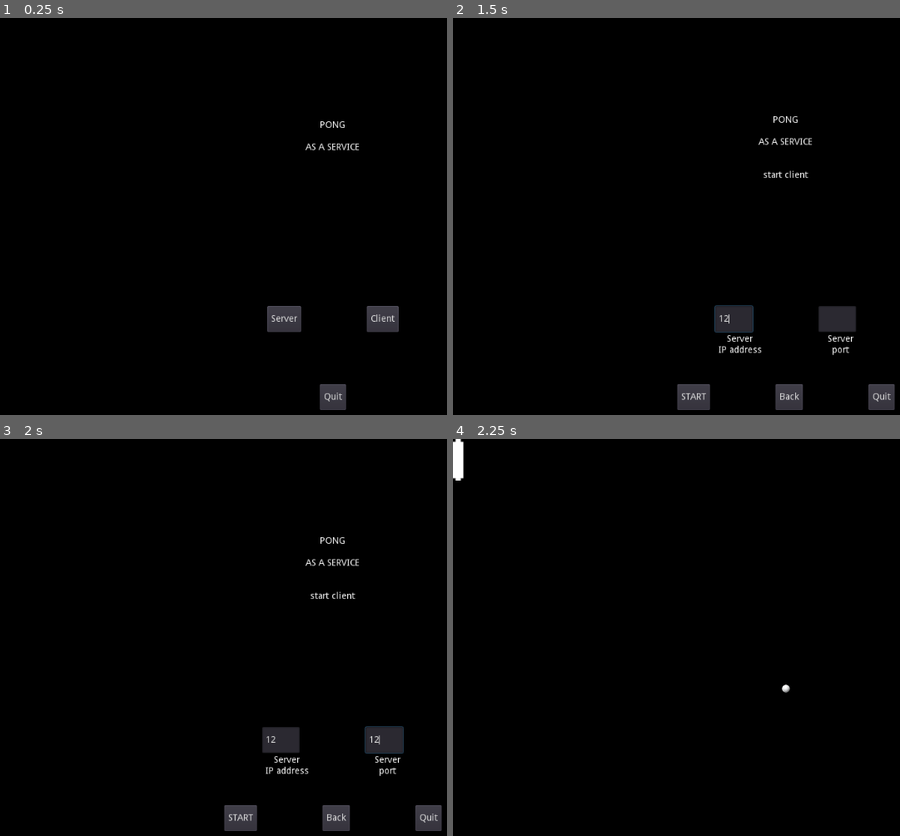
Above: before the commit, frames 1-4 (two rows, left to right).
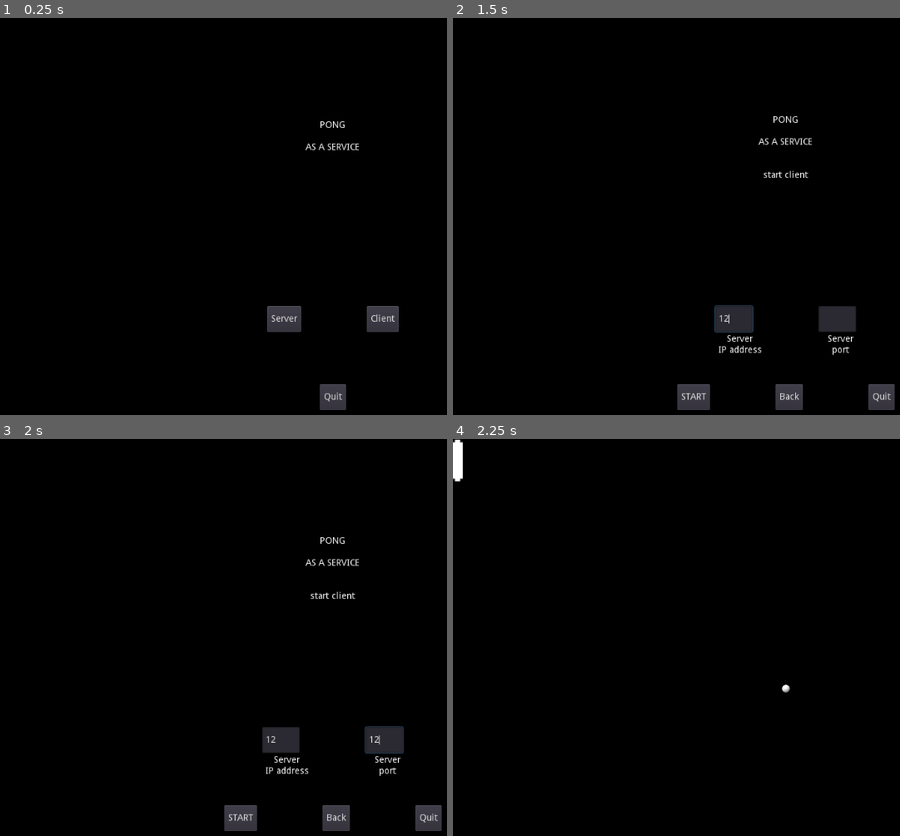
Above: after the commit, the same moments.

Repository: wisienka91/pongasaservice
Game: Godot game, scene res://menu/MainMenu.tscn
Same seed, same stepped clock (60 frames per second), same inputs: the game is played once before the commit and once after it.
Inputs (mouse positions are in pixels of both pictures, inside the frame that each line leads up to):
- Up to frame 1 (0.25 s): no input
- Up to frame 2 (1.5 s): click "Client" at 0.5 s; click (734, 319) at 1.27 s; type "12" at 1.35 s
- Up to frame 3 (2 s): click (384, 740) at 1.5 s; type "12" at 1.58 s
- Up to frame 4 (2.25 s): click "START" at 2 s

Frames 1-3 are identical in both runs. In frame 4, less than 0.1% of the frame differs, in the area x 0-3%, y 0-11%.
Error in both runs: Invalid get index '1' (on base: 'Array'). (res://lib/network.gd:4)

Commit message:
Debug missing id

Diff:
--- a/game/Game.gd
+++ b/game/Game.gd
@@ -2,6 +2,7 @@
 
 var players = []
 var peer_id = null
+var player_id = null
 var visible_players = []
 const playerScene = preload("res://game/Player.tscn")
 
@@ -21,13 +22,13 @@
 		init_player(player_id, false)
 
 func _physics_process(delta):
-	var ball = get_node("Ball")
-	Network.get_ball_info(peer_id, null)
-	ball.position = GameState.ball.ball_position
-
 	if peer_id == null:
 		peer_id = get_tree().get_network_unique_id()
 	else:
+		var ball = get_node("Ball")
+		Network.get_ball_info(peer_id, null)
+		ball.position = GameState.ball.ball_position
+
 		if len(visible_players) == 0:
 			var new_player = init_player(peer_id, true)
 			Network.set_player_boundaries(peer_id, new_player.boundaries)
@@ -39,17 +40,37 @@
 		else:
 			pass
 
-		Network.get_players_info(peer_id, null)
 		players = $Players.get_children()
+		print("test")
 		for player in players:
+			Network.get_players_info(peer_id, null)
+			print(player.name, " ", player.peer_id, " ", GameState.players)
+			#print(GameState.players.get(player.peer_id))
 			var peer_data = GameState.players.get(player.peer_id)
-			if peer_data:
-				player.position.y = peer_data.position.y
+			if peer_data != null:
+				print("test3")
+				#print(player.peer_id, " : ", player.position)
+				#player.position.y = peer_data.position.y
+			else:
+				print("test4")
 
-func init_player(peer_id, is_operating):
+func init_player(player_id, is_operating):
 	var new_player = playerScene.instance()
 	new_player.is_operating = is_operating
-	new_player.position = Vector2(0, 0)
+	if is_operating:
+		new_player.position = Vector2(
+			GameState.boundaries.player_x_size,
+			GameState.boundaries.player_y_size
+		)
+		print("Is operating")
+	else:
+		new_player.player_id = player_id
+		new_player.position = Vector2(
+		1000 + GameState.boundaries.player_x_size,
+		GameState.boundaries.player_y_size
+		)
+		print("Not operating")
 	$Players.add_child(new_player)
-	visible_players.append(peer_id)
+	visible_players.append(player_id)
+	print("Adding new player")
 	return new_player
--- a/game/Game.tscn
+++ b/game/Game.tscn
@@ -16,6 +16,7 @@
 script = ExtResource( 1 )
 
 [node name="Borders" type="Node" parent="."]
+editor/display_folded = true
 
 [node name="Top" type="StaticBody2D" parent="Borders"]
 position = Vector2( 512, -10 )
--- a/game/Player.gd
+++ b/game/Player.gd
@@ -13,15 +13,13 @@
 		x = get_node("CollisionShape2D").get_shape().get_extents()[0],
 		y = get_node("CollisionShape2D").get_shape().get_extents()[1]
 	}
-	position.x += get_transform().get_scale().x * size.x
-	position.y += get_transform().get_scale().y * size.y
 	boundaries = {
 		y_up = 0,
 		y_down = get_viewport().size.y,
 		x_left = 0,
 		x_right = get_viewport().size.x,
-		player_x_size = position.x,
-		player_y_size = position.y
+		player_x_size = get_transform().get_scale().x * size.x,
+		player_y_size = get_transform().get_scale().y * size.y
 	}
 	is_left = false
 
@@ -33,6 +31,7 @@
 		}
 		if Input.is_action_pressed("ui_up"):
 			new_position.y -= speed * delta
+			Network.set_player_info(peer_id, new_position)
 		elif Input.is_action_pressed("ui_down"):
 			new_position.y += speed * delta
-		Network.set_player_info(peer_id, new_position)
+			Network.set_player_info(peer_id, new_position)
--- a/lib/network.gd
+++ b/lib/network.gd
@@ -11,7 +11,8 @@
 		y = 100
 	},
 	ip = IP.get_local_addresses()[1],
-	ping = 'fs'
+	ping = 'fs',
+	peer_id = null
 }
 
 
@@ -28,6 +29,7 @@
 
 func start_server(port, max_players):
 	self_data.name = "1"
+	self_data.peer_id = 1
 	self_data.ping = "-"
 	GameState.server[1] = self_data
 	var peer = NetworkedMultiplayerENet.new()
@@ -66,6 +68,7 @@
 
 func _on_connected_to_server():
 	self_data.name = get_tree().get_network_unique_id()
+	self_data.peer_id = int(get_tree().get_network_unique_id())
 	rpc_id(1, '_initiate_player_info', get_tree().get_network_unique_id(), self_data)
 
 
--- a/server/game_state.gd
+++ b/server/game_state.gd
@@ -14,8 +14,8 @@
 	set = false,
 	x_up = null,
 	x_down = null,
-	player_x_size = null,
-	player_y_size = null
+	player_x_size = 7,
+	player_y_size = 33
 }
 
 
